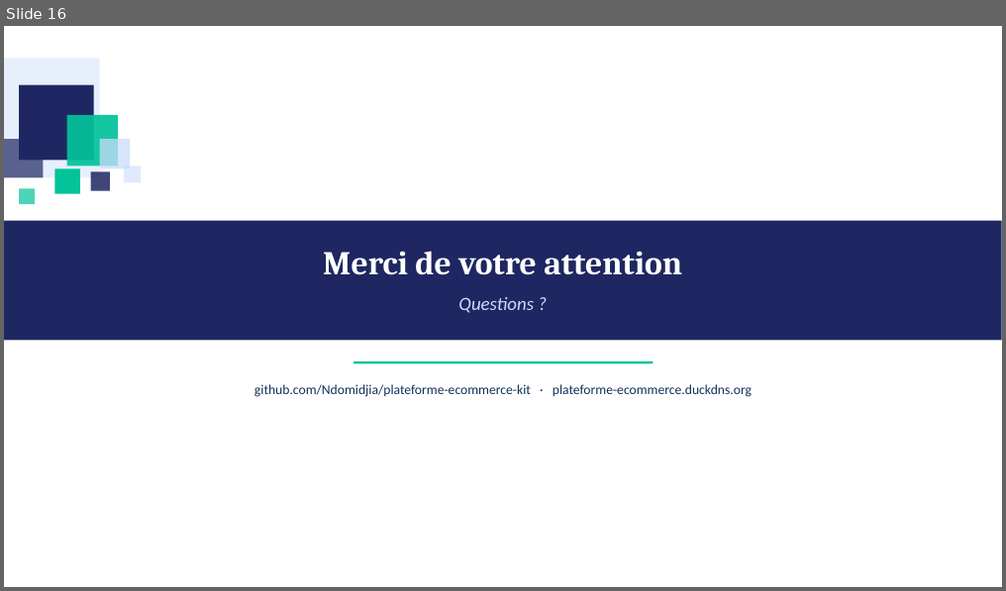
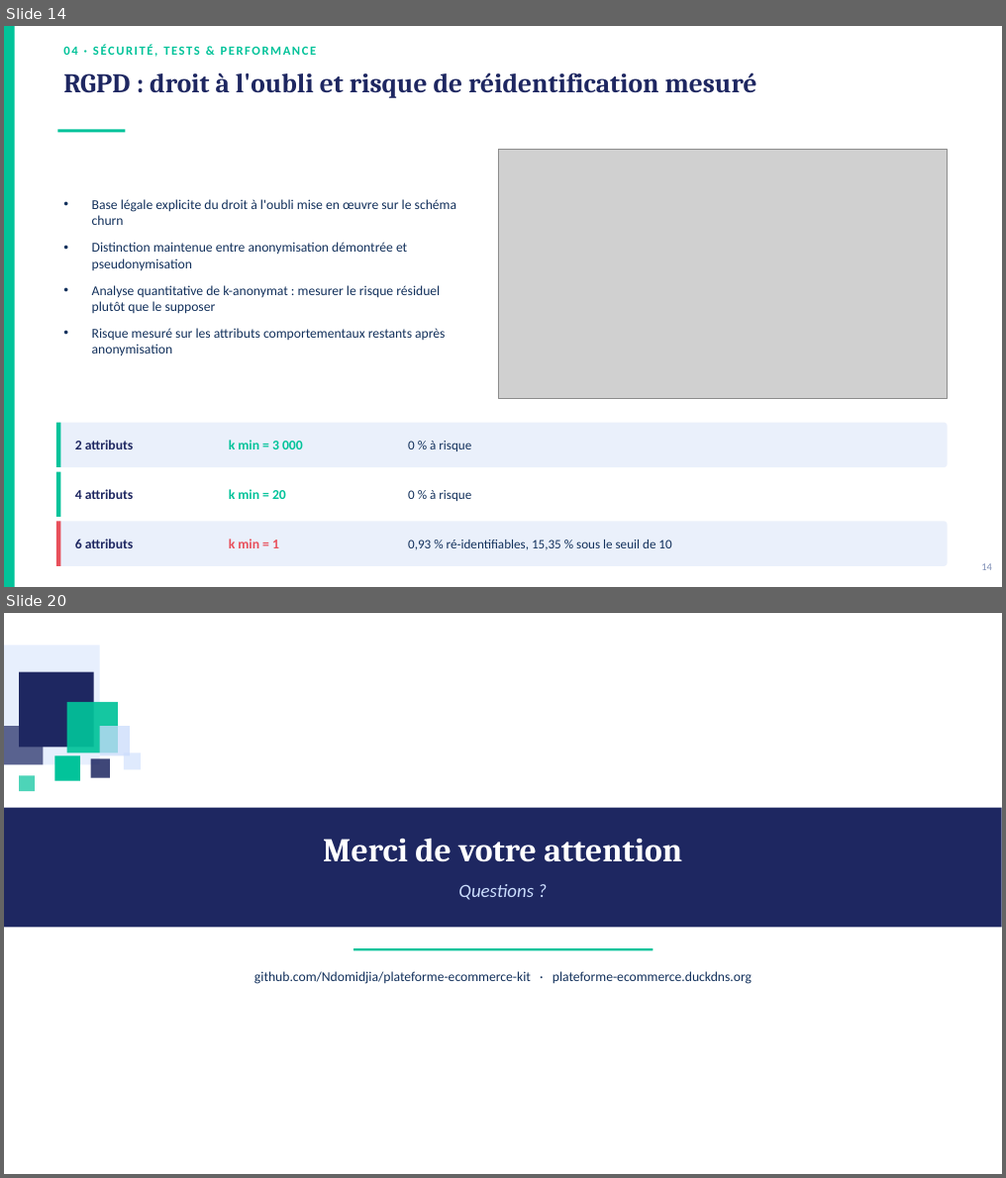
Before and after one commit to Ndomidjia/plateforme-ecommerce-kit, a slide deck: docs/Soutenance_M2_Plateforme_Ecommerce.pptx. Shown one above the other, each under a label of ours: slide 16 before the commit, slides 14 and 20 after it; the slides between them are not shown. The pictures are 1006x591 and 1006x1178 pixels, drawn with LibreOffice and Linux fonts; fonts in the diff are those of the drawing; grey boxes stand for pictures. Boxes give left, top, right and bottom in pixels: in the first picture for what was removed or moved away, otherwise in the second. Text is boxed around its words. In the diff, an @@ line names an element or a change of style, - is before the commit and + after.

```diff
--- a/docs/Soutenance_M2_Plateforme_Ecommerce.pptx
+++ b/docs/Soutenance_M2_Plateforme_Ecommerce.pptx
@@ slide 14 added at (x1=4, y1=26, x2=1002, y2=587), background #FFFFFF @@
@@ rectangle added at (x1=4, y1=26, x2=15, y2=587), fill #02C39A @@
@@ text added at (x1=63, y1=44, x2=317, y2=57), 12 pt, text #02C39A, bold @@
+04 · SÉCURITÉ, TESTS & PERFORMANCE
@@ title added at (x1=63, y1=73, x2=757, y2=98), 26 pt, text #1E2761, bold @@
+RGPD : droit à l'oubli et risque de réidentification mesuré
@@ line added from (57, 131) to (126, 131), #02C39A 3 pt @@
@@ picture added at (x1=498, y1=150, x2=947, y2=399) @@
@@ text added at (x1=92, y1=199, x2=456, y2=356), 13 pt, text #13315C @@
+• Base légale explicite du droit à l'oubli mise en œuvre sur le schéma churn
+• Distinction maintenue entre anonymisation démontrée et pseudonymisation
+• Analyse quantitative de k-anonymat : mesurer le risque résiduel plutôt que le supposer
+• Risque mesuré sur les attributs comportementaux restants après anonymisation
@@ rounded rectangle added at (x1=56, y1=423, x2=947, y2=468), fill #EAF0FB @@
@@ rectangle added at (x1=56, y1=423, x2=60, y2=468), fill #02C39A @@
@@ text added at (x1=75, y1=440, x2=133, y2=450), 13 pt, text #1E2761, bold @@
+2 attributs
@@ text added at (x1=229, y1=440, x2=303, y2=450), 13 pt, text #02C39A, bold @@
+k min = 3 000
@@ text added at (x1=408, y1=441, x2=471, y2=452), 12.5 pt, text #13315C @@
+0 % à risque
@@ rounded rectangle added at (x1=56, y1=472, x2=947, y2=517), fill #FFFFFF @@
@@ rectangle added at (x1=56, y1=472, x2=60, y2=517), fill #02C39A @@
@@ text added at (x1=75, y1=489, x2=133, y2=499), 13 pt, text #1E2761, bold @@
+4 attributs
@@ text added at (x1=229, y1=489, x2=286, y2=499), 13 pt, text #02C39A, bold @@
+k min = 20
@@ text added at (x1=408, y1=490, x2=471, y2=501), 12.5 pt, text #13315C @@
+0 % à risque
@@ rounded rectangle added at (x1=56, y1=522, x2=947, y2=567), fill #EAF0FB @@
@@ rectangle added at (x1=56, y1=522, x2=60, y2=567), fill #E8505B @@
@@ text added at (x1=75, y1=539, x2=133, y2=549), 13 pt, text #1E2761, bold @@
+6 attributs
@@ text added at (x1=229, y1=539, x2=279, y2=549), 13 pt, text #E8505B, bold @@
+k min = 1
@@ text added at (x1=408, y1=540, x2=671, y2=551), 12.5 pt, text #13315C @@
+0,93 % ré-identifiables, 15,35 % sous le seuil de 10
@@ text added at (x1=981, y1=564, x2=992, y2=570), 10 pt, text #7C8DB5 @@
+14
@@ what was slide 16 is now slide 20 @@
```
Also in this commit, not shown: 10 slides changed, 3 other slides added.
